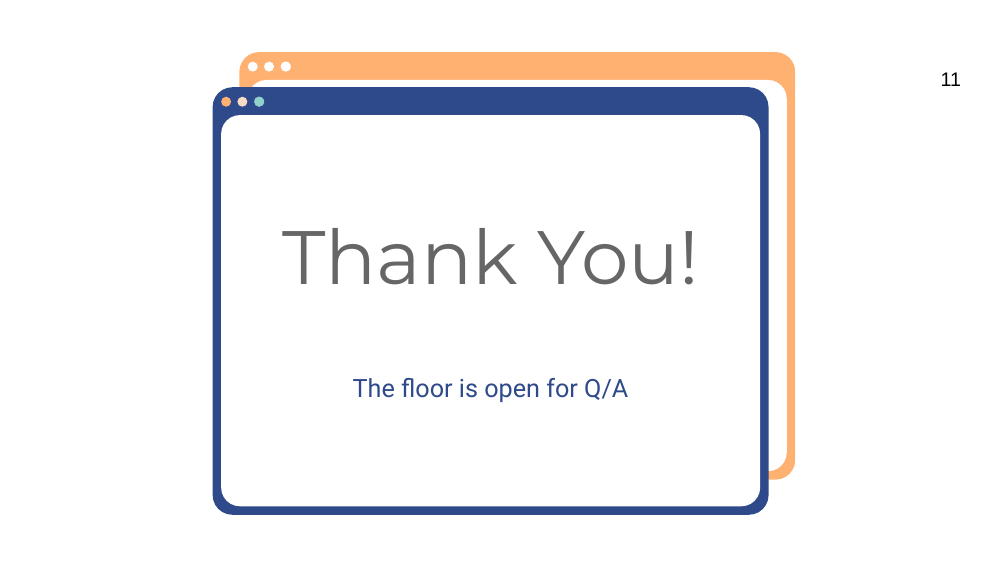
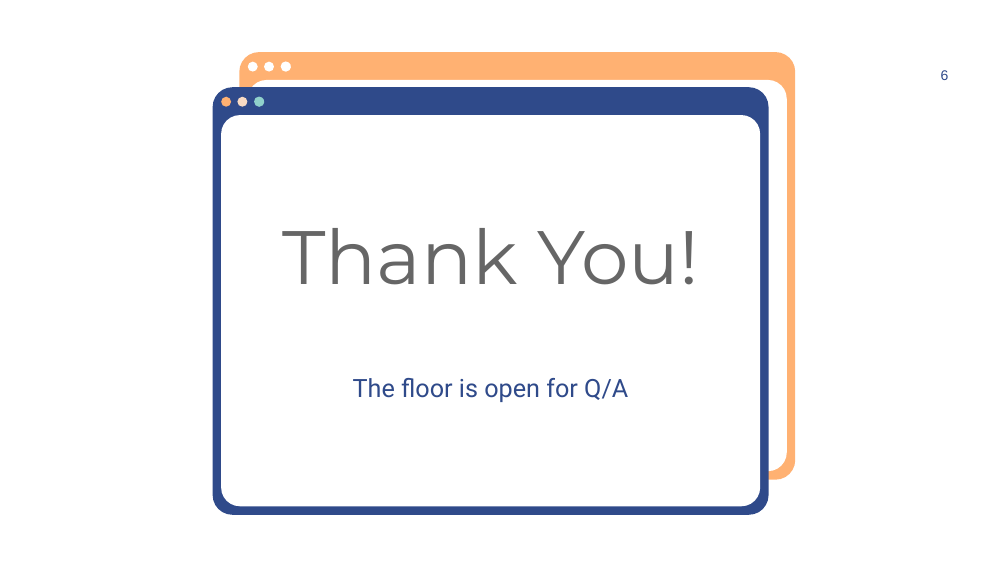
Before and after one commit to SabrinaSusmi/My-Health-Keeper, a slide deck: slide 6 of Final Presentation.pptx (slide 11 before the commit). Drawn at 1008x567 pixels with LibreOffice and Linux fonts; fonts in the diff are those of the drawing. Boxes give left, top, right and bottom in pixels: in the first picture for what was removed or moved away, otherwise in the second. Text is boxed around its words. In the diff, an @@ line names an element or a change of style, - is before the commit and + after.

```diff
--- a/Final Presentation.pptx
+++ b/Final Presentation.pptx
@@ text at box(941, 70, 949, 80): text changed; size 14 to 10 pt; text colour #000000 to #2F4A8A @@
-11
+6
```
Also in this commit, not shown: 3 other slides changed, 1 slide added, 6 slides removed.
